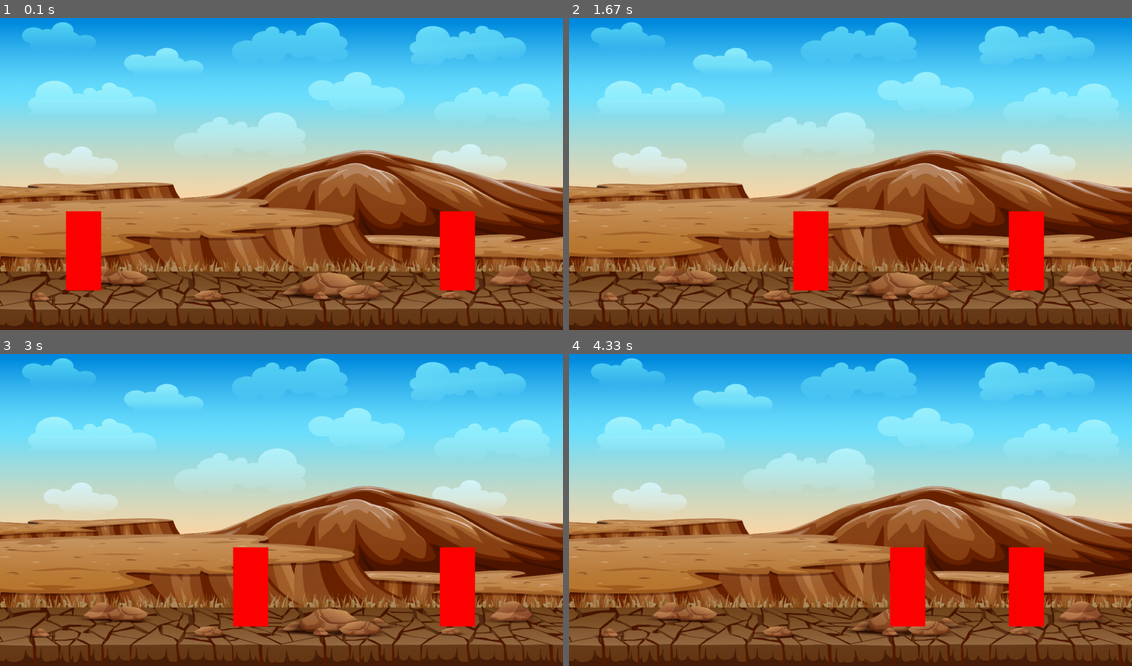
Above: before the commit, frames 1-4 (two rows, left to right).
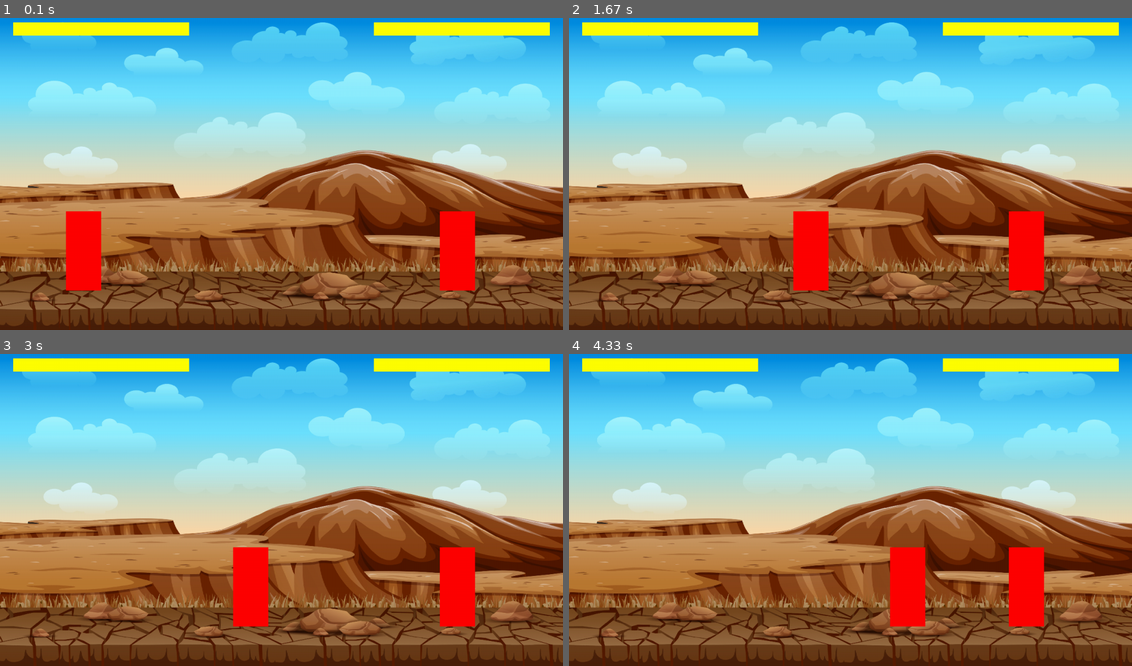
Above: after the commit, the same moments.

Repository: Blacxs23/5TuaSureJing-Python-Game-Project
Game: pygame game, started from New-game/Main.py
The game is run twice, just before and just after one commit, with the same random seed, the same clock (stepped at 60 frames per second) and the same inputs.
Inputs:
- Up to frame 1 (0.1 s): no input
- Up to frame 2 (1.67 s): hold D 0.33-0.8 s; hold D 0.83-1.3 s; hold A from 1.33 s (still down)
- Up to frame 3 (3 s): release A at 1.87 s; hold A 1.9-2.3 s; hold D 2.33-2.97 s
- Up to frame 4 (4.33 s): hold A 3-3.47 s; hold D 3.5-3.97 s; hold D from 4 s (still down)

The runs differ from the first frame. In frame 1, 2.8% of the frame differs, in the area x 2-98%, y 1-6%; in frame 2, 2.8%; in frame 3, 2.8%; in frame 4, 2.8%.

Commit message:
healthbarkubbro

Diff:
--- a/New-game/Character.py
+++ b/New-game/Character.py
@@ -6,6 +6,7 @@
     # auto this def
     def __init__(self, x, y):
         self.rect = pygame.Rect((x,y, 80,180))
+        self.health = 100
 
     # move function
     def move(self, screen_width):
--- a/New-game/Main.py
+++ b/New-game/Main.py
@@ -12,6 +12,16 @@
 clock = pygame.time.Clock()
 FPS = 60
 
+
+#กำหนดสี
+RED = (255, 0, 0)
+YELLOW = (255, 255, 0)
+WHITE = (255, 255, 255)
+
+#ฟังชั่นวาดหลอดเลือด
+def draw_health_bar(health, x, y):
+    pygame.draw.rect(screen, YELLOW, (x, y, 400, 30))
+
 #create two instances of fighters
 fighter_1 = Fighter(150,450)
 fighter_2 = Fighter(1000,450)
@@ -24,6 +34,15 @@
     scaled_bg = pygame.transform.scale(bg_image, (screen_width, screen_height))
     screen.blit(scaled_bg, (0,0))
 
+
+#กำหนดสี
+RED = (255, 0, 0)
+YELLOW = (255, 255, 0)
+WHITE = (255, 255, 255)
+
+
+
+
 #game loop
 run = True
 while run: #all running game code must in this while loop
@@ -33,6 +52,10 @@
 
     #draw bg
     draw_bg()
+
+    #แสดงหลอดเลือด
+    draw_health_bar(fighter_1.health, 30, 20)
+    draw_health_bar(fighter_2.health, 850, 20)
 
     #move fighter
     fighter_1.move(screen_width)
